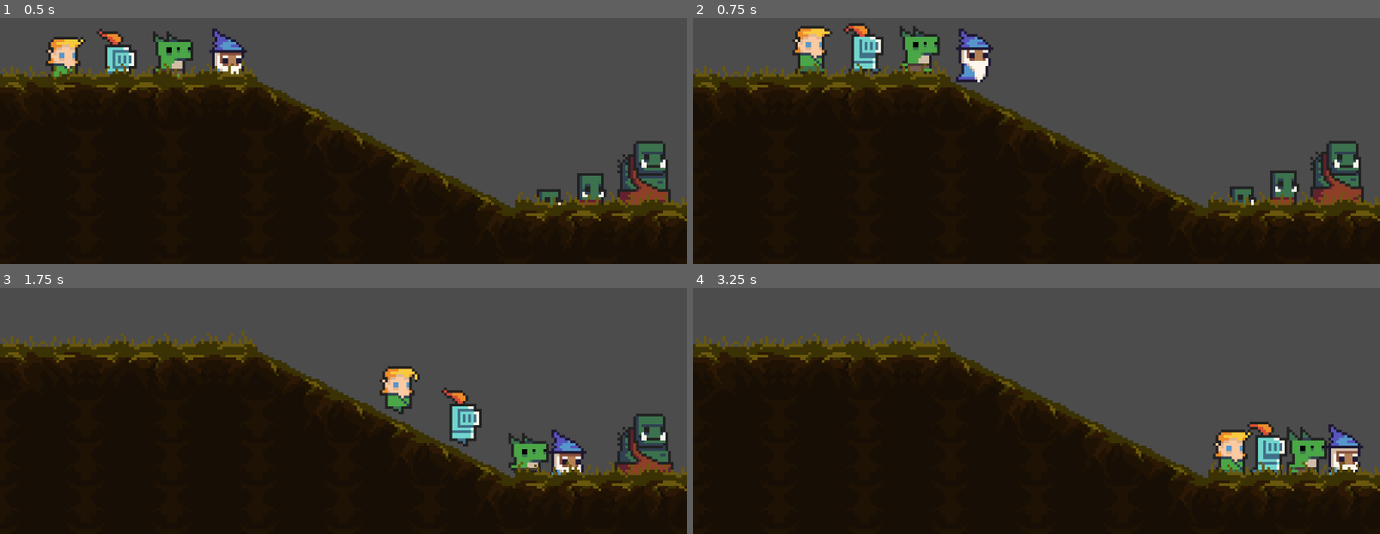
Above: before the commit, frames 1-4 (two rows, left to right).
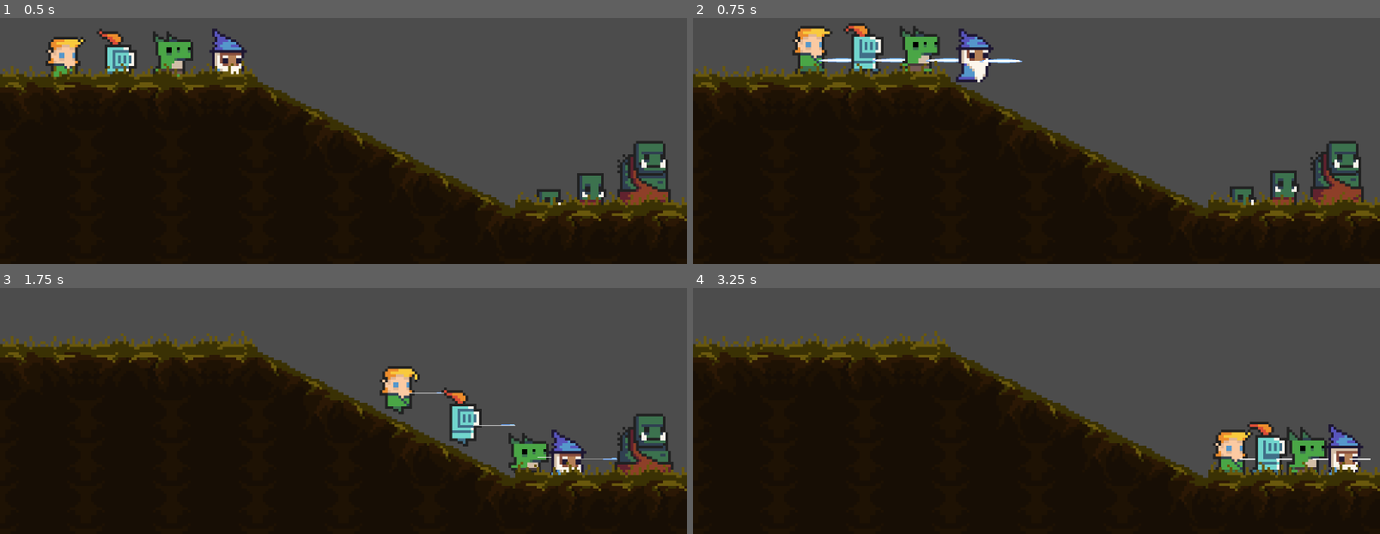
Above: after the commit, the same moments.

Repository: giordanorn/tfgoe
Game: Godot game, scene res://Levels/Test.tscn
The game is run twice, just before and just after one commit, with the same random seed, the same clock (stepped at 60 frames per second) and the same inputs.
Inputs:
- Up to frame 1 (0.5 s): no input
- Up to frame 2 (0.75 s): tap Enter (ui_accept) at 0.5 s; hold Right (ui_right) from 0.53 s (still down)
- Up to frame 3 (1.75 s): keep holding Right (ui_right); tap Enter (ui_accept) at 0.77, 1.52 s
- Up to frame 4 (3.25 s): release Right (ui_right) at 2.03 s; hold Left (ui_left) 2.03-2.78 s; hold Right (ui_right) from 2.78 s (still down); tap Enter (ui_accept) at 3.02 s

Frame 1 is identical in both runs. In frame 2, 0.3% of the frame differs, in the area x 18-48%, y 16-19%; in frame 3, less than 0.1%; in frame 4, less than 0.1%.

Commit message:
Animação de ataque do elfo adicionada à cena de ataque

Diff:
--- a/Utils/FrontAttack.tscn
+++ b/Utils/FrontAttack.tscn
@@ -1,8 +1,22 @@
-[gd_scene load_steps=3 format=2]
+[gd_scene load_steps=10 format=2]
 
 [ext_resource path="res://Scripts/Attack/Attack.gd" type="Script" id=1]
+[ext_resource path="res://Sprites/Characters/Attacks/StabAttack/tile000.png" type="Texture" id=2]
+[ext_resource path="res://Sprites/Characters/Attacks/StabAttack/tile001.png" type="Texture" id=3]
+[ext_resource path="res://Sprites/Characters/Attacks/StabAttack/tile002.png" type="Texture" id=4]
+[ext_resource path="res://Sprites/Characters/Attacks/StabAttack/tile003.png" type="Texture" id=5]
+[ext_resource path="res://Sprites/Characters/Attacks/StabAttack/tile004.png" type="Texture" id=6]
+[ext_resource path="res://Sprites/Characters/Attacks/StabAttack/tile005.png" type="Texture" id=7]
 
 [sub_resource type="CircleShape2D" id=1]
+
+[sub_resource type="SpriteFrames" id=2]
+animations = [ {
+"frames": [ ExtResource( 2 ), ExtResource( 3 ), ExtResource( 4 ), ExtResource( 5 ), ExtResource( 6 ), ExtResource( 7 ) ],
+"loop": true,
+"name": "ElfBaseAttack",
+"speed": 10.0
+} ]
 
 [node name="FrontAttack" type="Node2D"]
 script = ExtResource( 1 )
@@ -15,6 +29,12 @@
 "_edit_group_": true
 }
 
+[node name="AnimatedSprite" type="AnimatedSprite" parent="HitArea"]
+scale = Vector2( 0.075, 0.075 )
+frames = SubResource( 2 )
+animation = "ElfBaseAttack"
+playing = true
+
 [node name="AttackCooldown" type="Timer" parent="."]
 one_shot = true
 
